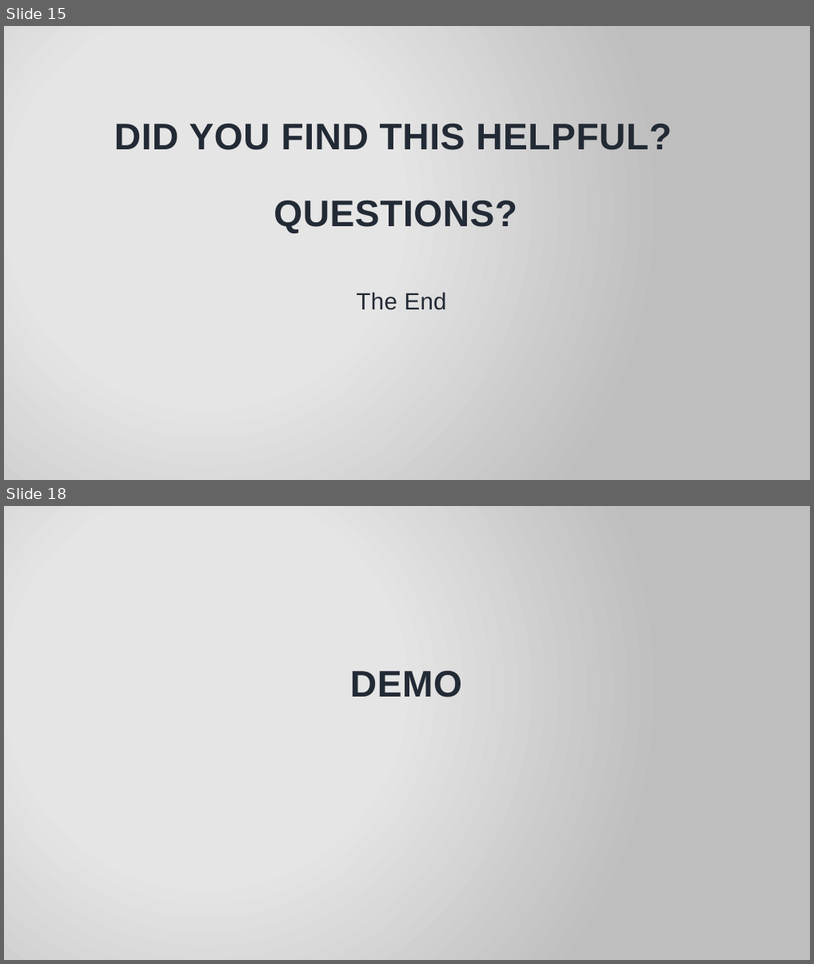
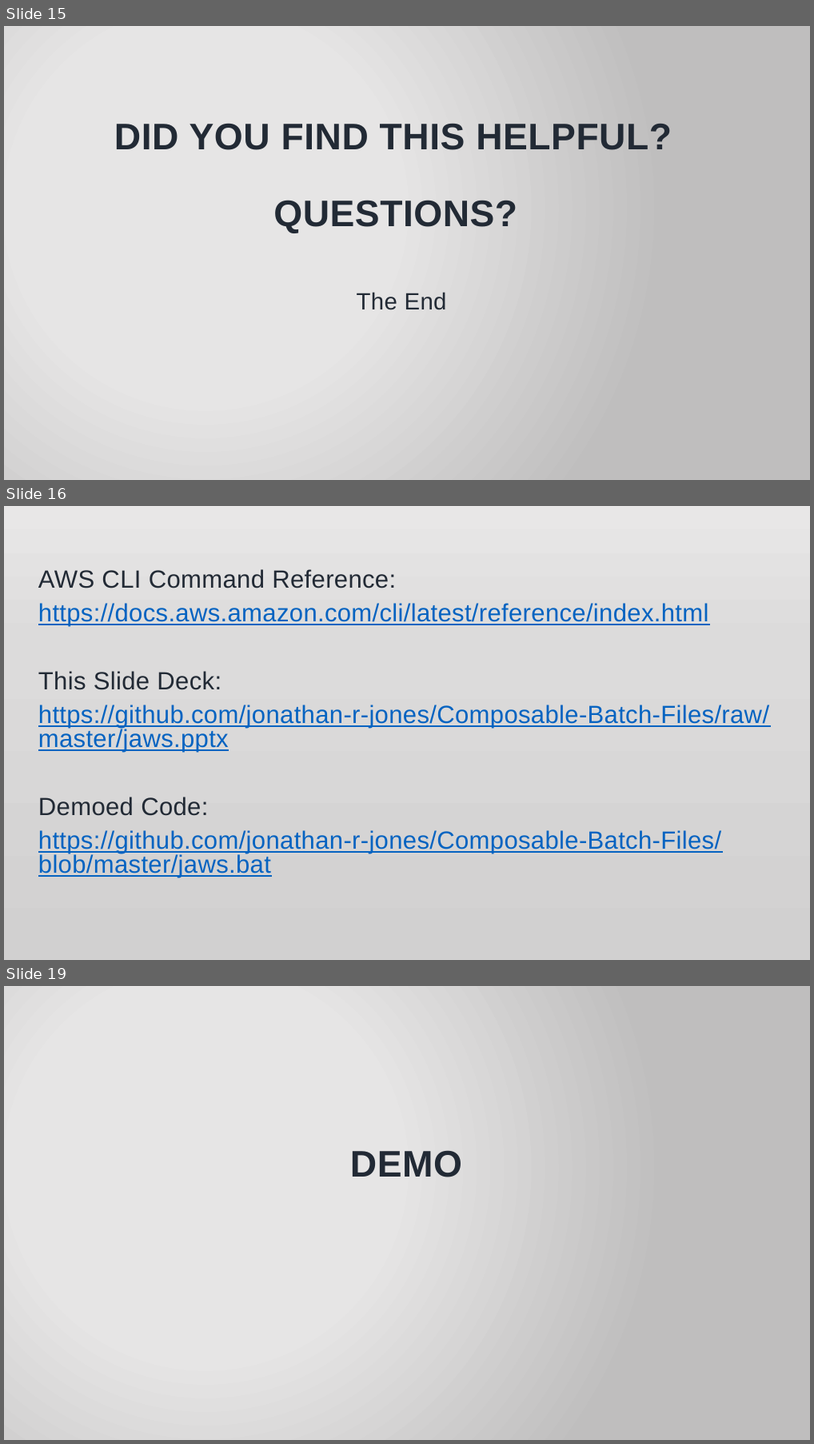
Before and after one commit to jonathan-r-jones/Composable-Batch-Files, a slide deck: jaws.pptx. Shown one above the other, each under a label of ours: slides 15 and 18 before the commit, slides 15, 16 and 19 after it; the slides between them are not shown. The pictures are 814x964 and 814x1444 pixels, drawn with LibreOffice and Linux fonts; fonts in the diff are those of the drawing; background and template pictures are left out. Boxes give left, top, right and bottom in pixels: in the first picture for what was removed or moved away, otherwise in the second. Text is boxed around its words. In the diff, an @@ line names an element or a change of style, - is before the commit and + after.

```diff
--- a/jaws.pptx
+++ b/jaws.pptx
@@ slide 16 added at (4, 506, 810, 960), background picture (left out) @@
@@ text added at (38, 569, 770, 877), 29.6 pt, text #0563C1, underline @@
+AWS CLI Command Reference:
+https://docs.aws.amazon.com/cli/latest/reference/index.html
+This Slide Deck:
+https://github.com/jonathan-r-jones/Composable-Batch-Files/raw/master/jaws.pptx
+Demoed Code:
+https://github.com/jonathan-r-jones/Composable-Batch-Files/blob/master/jaws.bat
@@ what was slide 18 is now slide 19 @@
```
Also in this commit, not shown: 1 other slide added, 1 slide removed, 3 other files.
